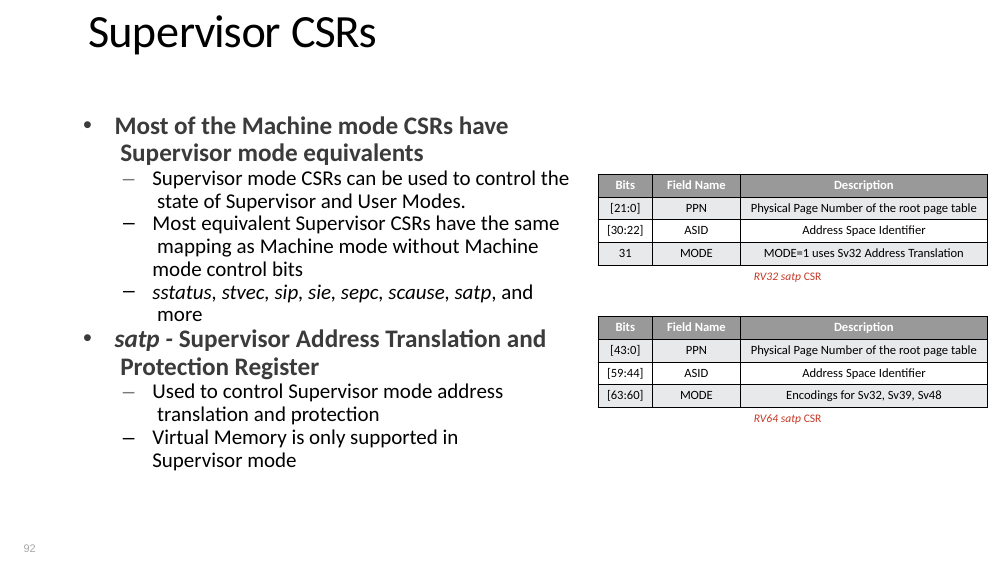
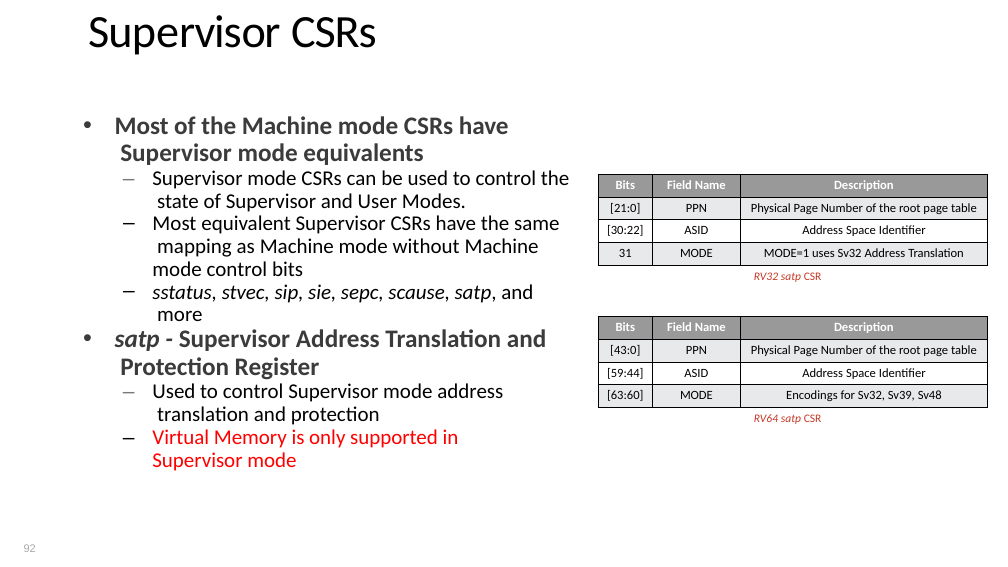
Before and after one commit to PG-DESD/CDAC_Sharing_Data, a slide deck: slide 92 of Microprocessor/TheoryLectures/RISC-V_Theory.pptx. Drawn at 1008x567 pixels with LibreOffice and Linux fonts; fonts in the diff are those of the drawing. Boxes give left, top, right and bottom in pixels: in the first picture for what was removed or moved away, otherwise in the second. Text is boxed around its words. In the diff, an @@ line names an element or a change of style, - is before the commit and + after.

```diff
--- a/Microprocessor/TheoryLectures/RISC-V_Theory.pptx
+++ b/Microprocessor/TheoryLectures/RISC-V_Theory.pptx
@@ text at box(152, 429, 459, 471): text colour #000000 to #FF0000 in "Virtual Memory is only supported in Supervisor ..." @@
```
Also in this commit, not shown: 4 other slides changed, 47 other files.
